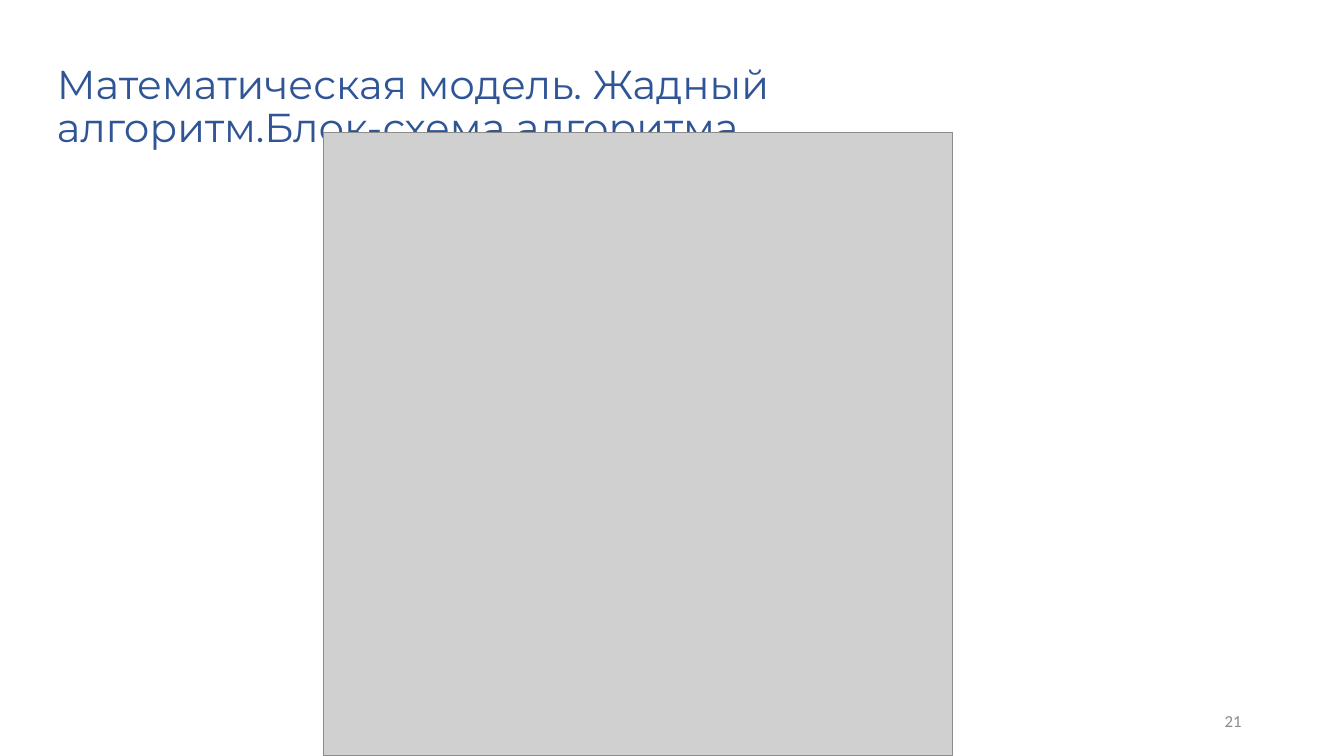
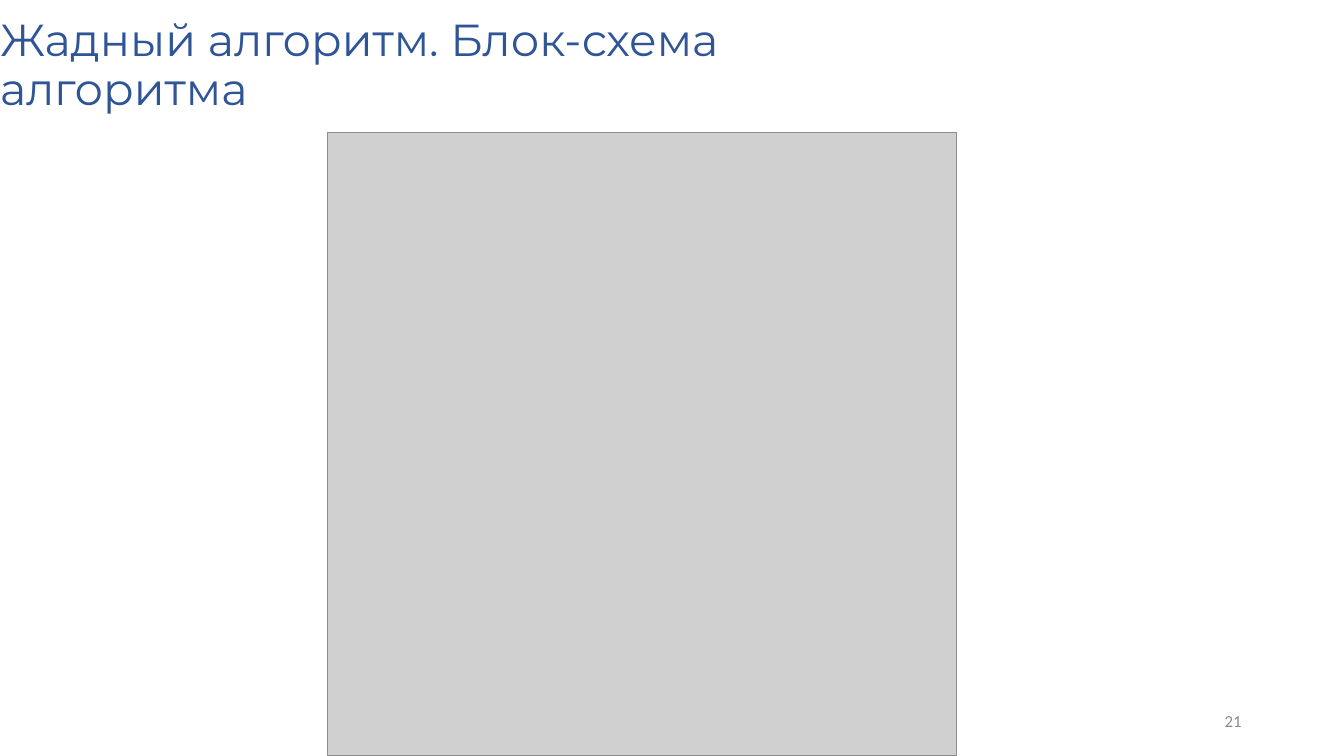
Before and after one commit to LLSnL/doctors_schedule, a slide deck: slide 21 of Врачи.pptx. Drawn at 1344x756 pixels with LibreOffice and Linux fonts; fonts in the diff are those of the drawing; grey boxes stand for pictures; background and template pictures are left out. Boxes give left, top, right and bottom in pixels: in the first picture for what was removed or moved away, otherwise in the second. Text is boxed around its words. In the diff, an @@ line names an element or a change of style, - is before the commit and + after.

```diff
--- a/Врачи.pptx
+++ b/Врачи.pptx
@@ title at <box>0,23,718,114</box>: text changed; size 28.8 to 32 pt @@
-Математическая модель. Жадный алгоритм.Блок-схема алгоритма
+Жадный алгоритм. Блок-схема алгоритма
@@ picture: place and size @@
-picture at <box>324,133,953,756</box>
+picture at <box>328,133,957,756</box>
```
Also in this commit, not shown: 5 other slides changed.
